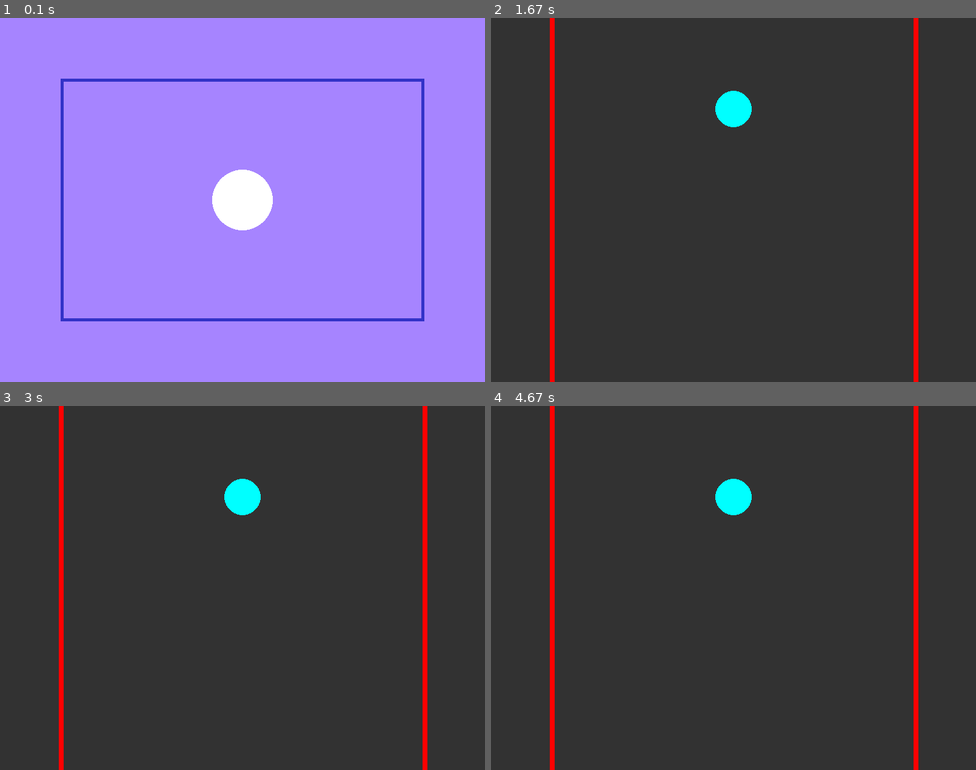
Above: before the commit, frames 1-4 (two rows, left to right).
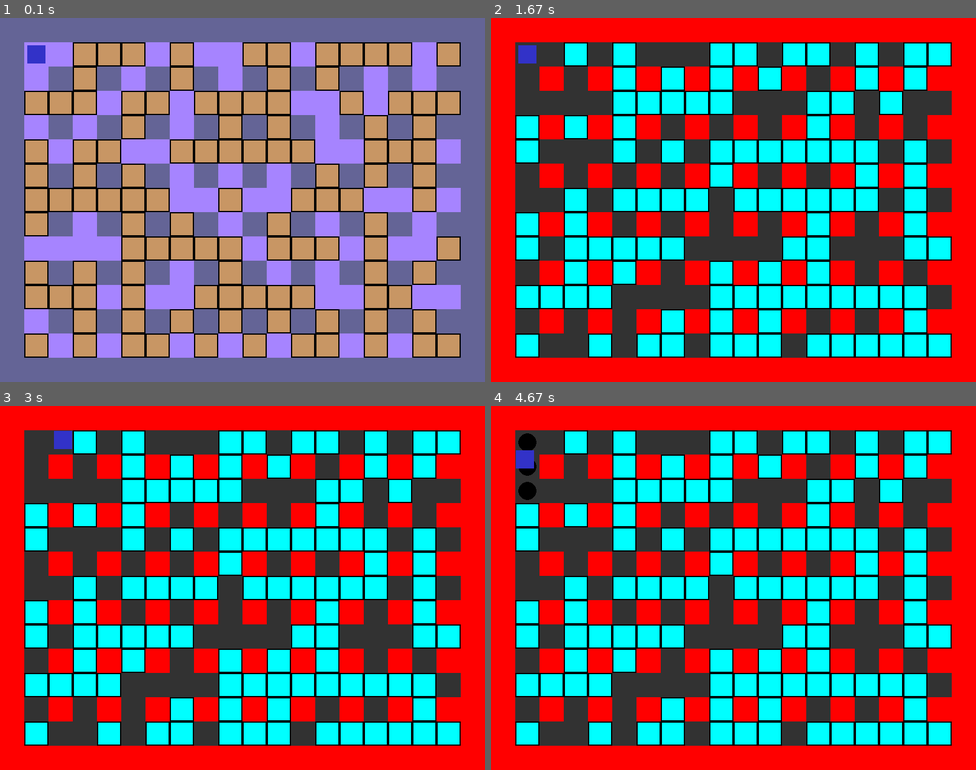
Above: after the commit, the same moments.

Repository: callmesamael/pygame
Game: pygame game, started from pygame.py
The game is run twice, just before and just after one commit, with the same random seed, the same clock (stepped at 60 frames per second) and the same inputs.
Inputs:
- Up to frame 1 (0.1 s): no input
- Up to frame 2 (1.67 s): hold Space 0.33-0.8 s; hold Right 0.33-0.8 s; tap 1 at 0.83 s; tap 2 at 1.17 s; tap 3 at 1.5 s
- Up to frame 3 (3 s): hold Right 1.83-2.3 s; hold Up 2.33-2.63 s
- Up to frame 4 (4.67 s): hold Left 3.17-3.7 s; hold Down 3.73-4.03 s; tap Space at 3.8, 4.13, 4.43, 4.57 s; hold Left 4.07-4.47 s; hold Up from 4.5 s (still down)

The runs differ from the first frame. In frame 1, 79% of the frame differs, in the area x 0-100%, y 0-100%; in frame 2, 74%; in frame 3, 74%; in frame 4, 75%.

Commit message:
Actualizar pygame.py

Diff:
--- a/pygame.py
+++ b/pygame.py
@@ -1,59 +1,184 @@
 import pygame
 import sys
+import random
 
 pygame.init()
 
 # Configuración de la pantalla
-pantalla = pygame.display.set_mode((800, 600))
-pygame.display.set_caption("Simulacion de mi pantalla - UNIDAD 2")
-
+ANCHO, ALTO = 800, 600
+pantalla = pygame.display.set_mode((ANCHO, ALTO))
+pygame.display.set_caption("Simulacion Bomberman - UNIDAD 2")
 reloj = pygame.time.Clock()
 
-# Variable para controlar qué mapa estamos viendo (empieza en el mapa 1)
+# Constantes del juego
+TAM_TILE = 40
+FILAS = ALTO // TAM_TILE
+COLUMNAS = ANCHO // TAM_TILE
+
+# Colores y temas para los mapas (Tomando de base los colores originales)
+TEMAS = {
+    1: {'fondo': (166, 132, 255), 'muro': (100, 100, 150), 'bloque': (200, 150, 100)},
+    2: {'fondo': (30, 80, 30), 'muro': (20, 20, 20), 'bloque': (150, 150, 150)},
+    3: {'fondo': (50, 50, 50), 'muro': (255, 0, 0), 'bloque': (0, 255, 255)}
+}
+
+def generar_mapa():
+    """Genera una cuadrícula: 0=Vacío, 1=Muro Fijo, 2=Bloque Destructible"""
+    nuevo_mapa = []
+    for f in range(FILAS):
+        fila = []
+        for c in range(COLUMNAS):
+            # Bordes del mapa
+            if f == 0 or f == FILAS - 1 or c == 0 or c == COLUMNAS - 1:
+                fila.append(1)
+            # Pilares intercalados (típico de Bomberman)
+            elif f % 2 == 0 and c % 2 == 0:
+                fila.append(1)
+            # Zona segura inicial para el jugador (esquina superior izquierda)
+            elif (f in [1, 2] and c in [1, 2]):
+                fila.append(0)
+            else:
+                # Probabilidad de generar un bloque rompible
+                fila.append(2 if random.random() < 0.6 else 0)
+        nuevo_mapa.append(fila)
+    return nuevo_mapa
+
+# Variables del estado del juego
 mapa_actual = 1
+matriz_mapa = generar_mapa()
+
+# Jugador (X, Y en píxeles, Ancho, Alto)
+jugador = pygame.Rect(45, 45, 30, 30)
+vel_jugador = 4
+
+# Listas para gestionar bombas y explosiones
+bombas = []
+explosiones = []
+RADIO_EXPLOSION = 1 # Alcance de la bomba en bloques
+
+def colisiona_con_entorno(rect):
+    """Verifica si el rectángulo del jugador choca con un muro (1) o bloque (2)"""
+    for f in range(FILAS):
+        for c in range(COLUMNAS):
+            if matriz_mapa[f][c] in [1, 2]:
+                bloque_rect = pygame.Rect(c * TAM_TILE, f * TAM_TILE, TAM_TILE, TAM_TILE)
+                if rect.colliderect(bloque_rect):
+                    return True
+    return False
+
+def explotar_bomba(bomba):
+    cx, cy = bomba['c'], bomba['f']
+    # El centro explota
+    explosiones.append({'f': cy, 'c': cx, 'tiempo': pygame.time.get_ticks()})
+
+    direcciones = [(0, 1), (0, -1), (1, 0), (-1, 0)]
+    for dx, dy in direcciones:
+        for i in range(1, RADIO_EXPLOSION + 1):
+            nx, ny = cx + (dx * i), cy + (dy * i)
+            if matriz_mapa[ny][nx] == 1:
+                break # El fuego choca contra muro indestructible y no avanza
+            elif matriz_mapa[ny][nx] == 2:
+                # Rompe el bloque y la explosión se detiene ahí
+                matriz_mapa[ny][nx] = 0
+                explosiones.append({'f': ny, 'c': nx, 'tiempo': pygame.time.get_ticks()})
+                break
+            elif matriz_mapa[ny][nx] == 0:
+                # El fuego avanza por espacio vacío
+                explosiones.append({'f': ny, 'c': nx, 'tiempo': pygame.time.get_ticks()})
 
 ejecutar = True
 while ejecutar:
+    tiempo_actual = pygame.time.get_ticks()
+
     for evento in pygame.event.get():
         if evento.type == pygame.QUIT:
             ejecutar = False
 
-        # Detectar cuando se presiona una tecla para cambiar de mapa
         if evento.type == pygame.KEYDOWN:
-            if evento.key == pygame.K_1:
-                mapa_actual = 1
-            elif evento.key == pygame.K_2:
-                mapa_actual = 2
-            elif evento.key == pygame.K_3:
-                mapa_actual = 3
+            # Cambiar mapas y regenerar el nivel con las teclas 1, 2 y 3
+            if evento.key in [pygame.K_1, pygame.K_2, pygame.K_3]:
+                if evento.key == pygame.K_1: mapa_actual = 1
+                if evento.key == pygame.K_2: mapa_actual = 2
+                if evento.key == pygame.K_3: mapa_actual = 3
+                matriz_mapa = generar_mapa()
+                jugador.x, jugador.y = 45, 45 # Reiniciar posición
+                bombas.clear()
+                explosiones.clear()
 
-    # -(MOCKUPS)
+            # Colocar bomba con la Barra Espaciadora
+            if evento.key == pygame.K_SPACE:
+                col_bomba = (jugador.x + jugador.width // 2) // TAM_TILE
+                fila_bomba = (jugador.y + jugador.height // 2) // TAM_TILE
+                bombas.append({'c': col_bomba, 'f': fila_bomba, 'tiempo': tiempo_actual})
 
-    if mapa_actual == 1:
-        # MAPA 1: Fondo Lila con un cuadrado azul y un círculo blanco
-        pantalla.fill((166, 132, 255))
+    # --- MOVIMIENTO Y COLISIONES DEL JUGADOR ---
+    teclas = pygame.key.get_pressed()
 
-        # Figuras por dentro (Mockup de interfaz o nivel 1)
-        pygame.draw.rect(pantalla, (50, 50, 200), (100, 100, 600, 400), 5) # Borde/Marco
-        pygame.draw.circle(pantalla, (255, 255, 255), (400, 300), 50)     # Círculo central
+    # Movimiento en X
+    if teclas[pygame.K_LEFT]:
+        jugador.x -= vel_jugador
+        if colisiona_con_entorno(jugador):
+            jugador.x += vel_jugador # Cancela si colisiona
 
-    elif mapa_actual == 2:
-        # MAPA 2: Fondo Verde Oscuro con mockups de plataformas o cajas
-        pantalla.fill((30, 80, 30))
+    if teclas[pygame.K_RIGHT]:
+        jugador.x += vel_jugador
+        if colisiona_con_entorno(jugador):
+            jugador.x -= vel_jugador # Cancela si colisiona
 
-        # Figuras por dentro (Simulando suelo y obstáculos)
-        pygame.draw.rect(pantalla, (200, 100, 50), (0, 500, 800, 100))    # Suelo/Tierra
-        pygame.draw.rect(pantalla, (150, 150, 150), (200, 350, 150, 50))  # Plataforma flotante
-        pygame.draw.rect(pantalla, (150, 150, 150), (500, 250, 150, 50))  # Otra plataforma
+    # Movimiento en Y
+    if teclas[pygame.K_UP]:
+        jugador.y -= vel_jugador
+        if colisiona_con_entorno(jugador):
+            jugador.y += vel_jugador # Cancela si colisiona
 
-    elif mapa_actual == 3:
-        # MAPA 3: Fondo Gris con diseño de laberinto o rejilla
-        pantalla.fill((50, 50, 50))
+    if teclas[pygame.K_DOWN]:
+        jugador.y += vel_jugador
+        if colisiona_con_entorno(jugador):
+            jugador.y -= vel_jugador # Cancela si colisiona
 
-        # Figuras por dentro (Líneas simulando paredes o cuadrícula)
-        pygame.draw.line(pantalla, (255, 0, 0), (100, 0), (100, 600), 8)   # Pared roja izquierda
-        pygame.draw.line(pantalla, (255, 0, 0), (700, 0), (700, 600), 8)   # Pared roja derecha
-        pygame.draw.circle(pantalla, (0, 255, 255), (400, 150), 30)        # Meta/Objetivo celeste
+    # --- ACTUALIZAR BOMBAS Y EXPLOSIONES ---
+    bombas_restantes = []
+    for b in bombas:
+        if tiempo_actual - b['tiempo'] > 2000: # Explotan tras 2 segundos
+            explotar_bomba(b)
+        else:
+            bombas_restantes.append(b)
+    bombas = bombas_restantes
+
+    # Las explosiones duran 300 milisegundos en pantalla
+    explosiones = [e for e in explosiones if tiempo_actual - e['tiempo'] < 300]
+
+    # --- DIBUJAR PANTALLA ---
+    tema = TEMAS[mapa_actual]
+    pantalla.fill(tema['fondo'])
+
+    # Dibujar mapa (Muros indestructibles y bloques rompibles)
+    for f in range(FILAS):
+        for c in range(COLUMNAS):
+            x, y = c * TAM_TILE, f * TAM_TILE
+            if matriz_mapa[f][c] == 1:
+                pygame.draw.rect(pantalla, tema['muro'], (x, y, TAM_TILE, TAM_TILE))
+            elif matriz_mapa[f][c] == 2:
+                pygame.draw.rect(pantalla, tema['bloque'], (x, y, TAM_TILE, TAM_TILE))
+                # Borde negro para distinguir los bloques rompibles
+                pygame.draw.rect(pantalla, (0, 0, 0), (x, y, TAM_TILE, TAM_TILE), 2)
+
+    # Dibujar Bombas
+    for b in bombas:
+        bx = b['c'] * TAM_TILE + TAM_TILE // 2
+        by = b['f'] * TAM_TILE + TAM_TILE // 2
+        radio = 12 if (tiempo_actual // 200) % 2 == 0 else 15 # Efecto latido
+        pygame.draw.circle(pantalla, (0, 0, 0), (bx, by), radio)
+
+    # Dibujar Explosiones
+    for e in explosiones:
+        ex = e['c'] * TAM_TILE
+        ey = e['f'] * TAM_TILE
+        pygame.draw.rect(pantalla, (255, 150, 0), (ex, ey, TAM_TILE, TAM_TILE))
+        pygame.draw.rect(pantalla, (255, 255, 0), (ex + 5, ey + 5, TAM_TILE - 10, TAM_TILE - 10))
+
+    # Dibujar Jugador
+    pygame.draw.rect(pantalla, (50, 50, 200), jugador)
 
     pygame.display.flip()
     reloj.tick(60)
